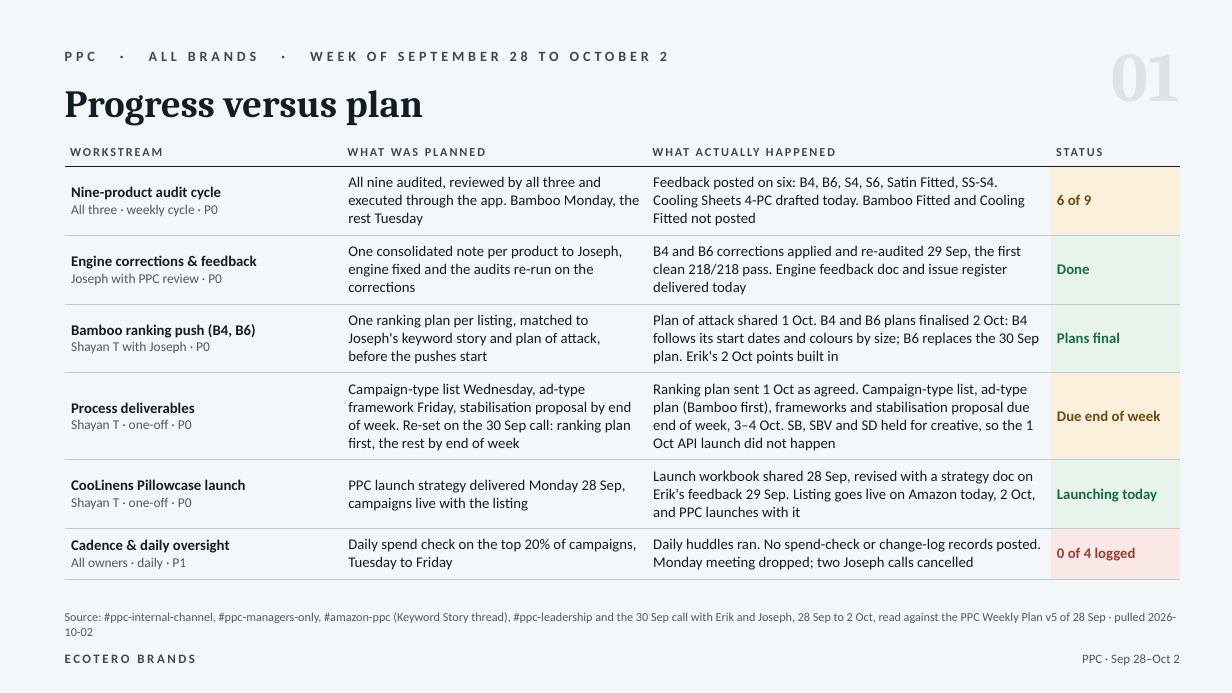
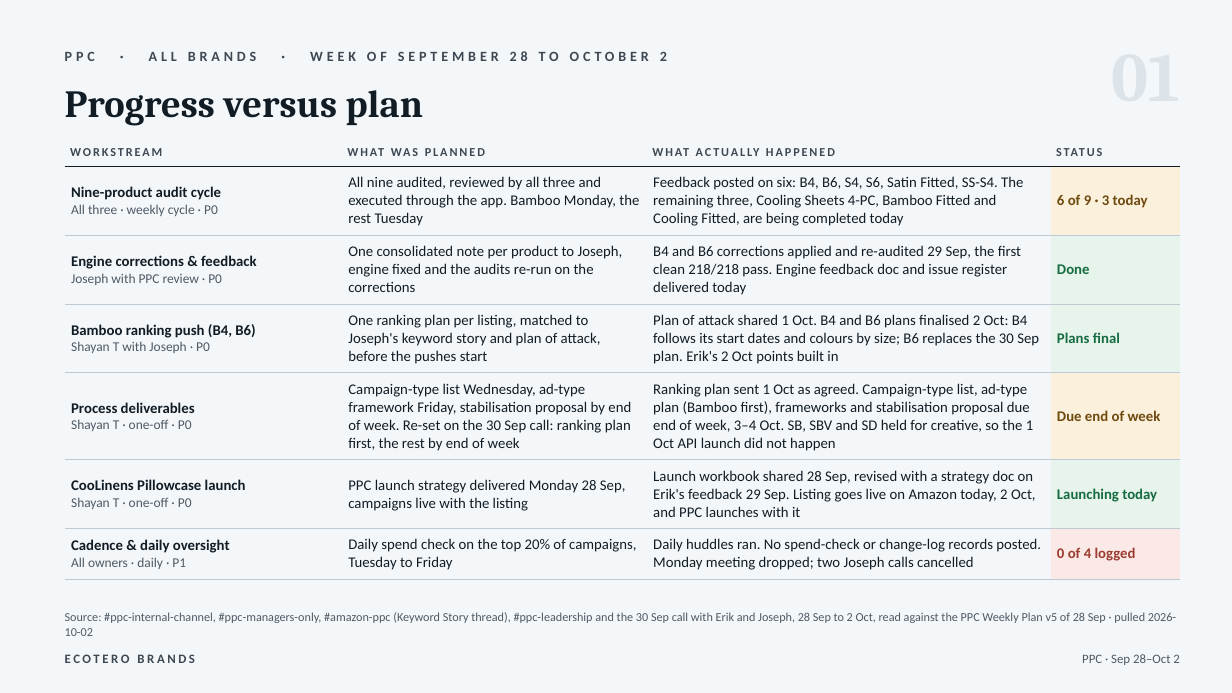
Before and after one commit to zarlish-web/PPC-Audit-, a slide deck: slide 2 of deliverables/PPC_Weekly_Review_Sep28-Oct2.pptx. Drawn at 1232x693 pixels with LibreOffice and Linux fonts; fonts in the diff are those of the drawing. Boxes give left, top, right and bottom in pixels: in the first picture for what was removed or moved away, otherwise in the second. Text is boxed around its words. In the diff, an @@ line names an element or a change of style, - is before the commit and + after.

```diff
--- a/deliverables/PPC_Weekly_Review_Sep28-Oct2.pptx
+++ b/deliverables/PPC_Weekly_Review_Sep28-Oct2.pptx
@@ table at <box>65,143,1180,574</box> @@
-row 2, column 3: Feedback posted on six: B4, B6, S4, S6, Satin Fitted, SS-S4. Cooling Sheets 4-PC drafted today. Bamboo Fitted and Cooling Fitted not posted
+row 2, column 3: Feedback posted on six: B4, B6, S4, S6, Satin Fitted, SS-S4. The remaining three, Cooling Sheets 4-PC, Bamboo Fitted and Cooling Fitted, are being completed today
-row 2, column 4: 6 of 9
+row 2, column 4: 6 of 9 · 3 today
```
Also in this commit, not shown: 2 other slides changed.
